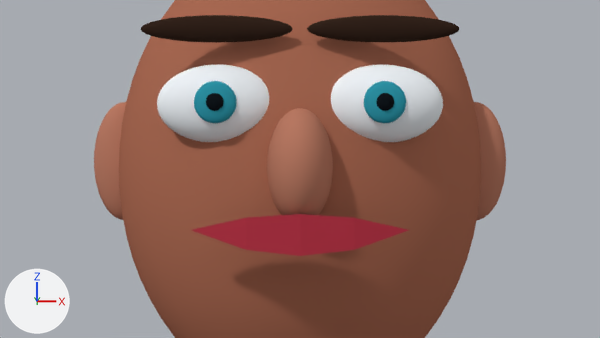
An edit to the Blender file demo_asset/rignostic_demo_face_v2_broken.blend, drawn before and after from the same camera.
One viewpoint serves both versions: the file's camera 'DemoCamera'. The axes (+X, +Y, +Z) are drawn at lower left. The lights are the same throughout. The older version comes first.

Names of what the first picture shows: 'Brow_L', 'Brow_R', 'DemoHead', 'Ear_L', 'Ear_R', 'Eye_L', 'Eye_R', 'Iris_L', 'Iris_R', 'Lips', 'Nose' and 2 more.
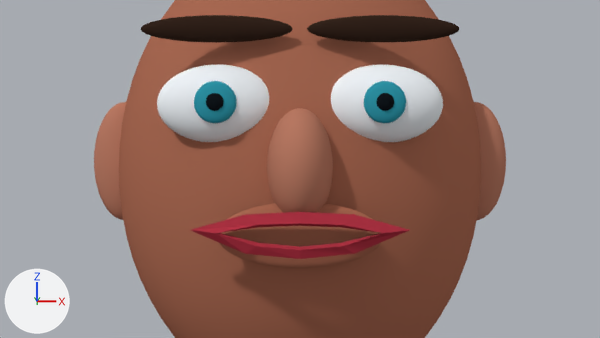
Location of each change, (x1, y1, x2, y2) in pixels of the pictures (600 x 338 px):
'Lips', reshaped (12% taller): before (191, 214, 409, 256); after (191, 212, 409, 259)
'MouthFill', added (brown): after (220, 203, 380, 268)

What changed in the scene script:
```text
Change me_lipsdata:
    used by ob_lips; location = (0.0, 0.0, 0.0)
    verts and faces of me_lipsdata; kept vertices keep their numbers, new ones are numbered from 8
    before: 0 (-0.58, -1.0, -0.32), 1 (-0.28, -1.06, -0.25), 2 (0.0, -1.08, -0.23), 3 (0.28, -1.06, -0.25), 4 (0.58, -1.0, -0.32)
    before: 5 (0.28, -1.07, -0.42), 6 (0.0, -1.09, -0.45), 7 (-0.28, -1.07, -0.42)
    remove me_lipsdata.from_pydata(...)  # 8 vertices, 4 faces; spans x -0.58..0.58, y -1.09..-1.0, z -0.45..-0.23
    add me_lipsdata.from_pydata(...)  # 16 vertices, 8 faces; spans x -0.58..0.58, y -1.11..-1.0, z -0.45..-0.23
    me_lipsdata part 1
    add delete_faces([(0, 1, 7), (1, 2, 6, 7), (2, 3, 5, 6), (3, 4, 5)])
    add verts[8] = (-0.43, -1.075, -0.33)
    add verts[9] = (-0.22, -1.09, -0.3)
    add verts[10] = (0.0, -1.1, -0.29)
    add verts[11] = (0.22, -1.09, -0.3)
    add verts[12] = (0.43, -1.075, -0.33)
    add verts[13] = (0.22, -1.1, -0.38)
    add verts[14] = (0.0, -1.11, -0.4)
    add verts[15] = (-0.22, -1.1, -0.38)
    add faces += [(0, 1, 9, 8), (1, 2, 10, 9), (2, 3, 11, 10), (3, 4, 12, 11), (4, 5, 13, 12), (5, 6, 14, 13)]
    add faces += [(6, 7, 15, 14), (0, 8, 15, 7)]
Add me_sphere_013:
    me_sphere_013.from_pydata(...)  # a UV sphere (40 segments, 24 rings, poles along z) spanning x -0.45..0.45, y -0.05..0.05, z -0.18..0.18
    me_sphere_013.polygons.foreach_set('use_smooth', [True] * 960)
    me_sphere_013.materials.append(mat_skin)  # brown #ad6c55
Add ob_mouthfill:
    ob_mouthfill = bpy.data.objects.new('MouthFill', me_sphere_013)
    ob_mouthfill.location = (0.0, -0.965, -0.35)
```
